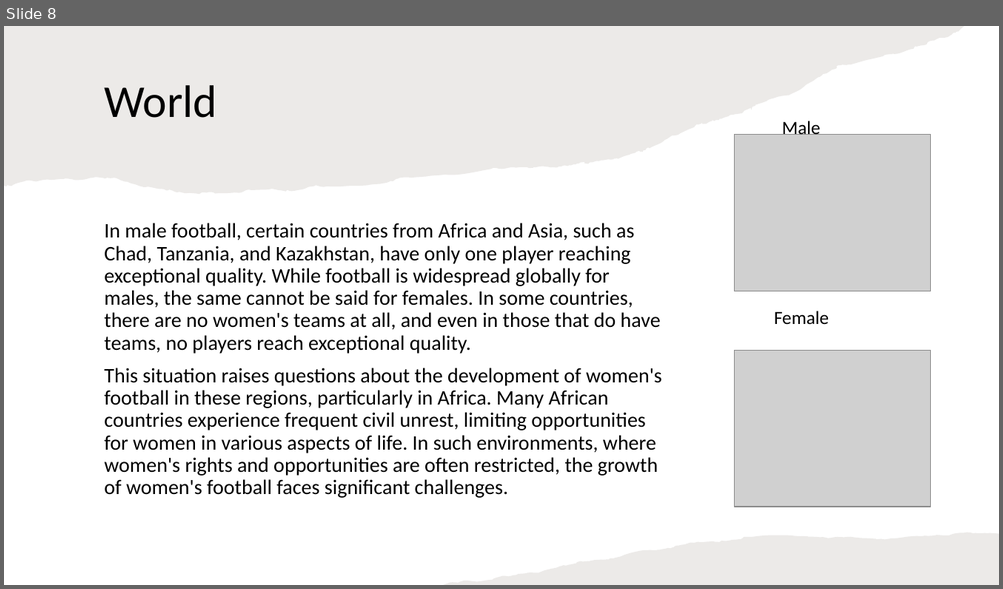
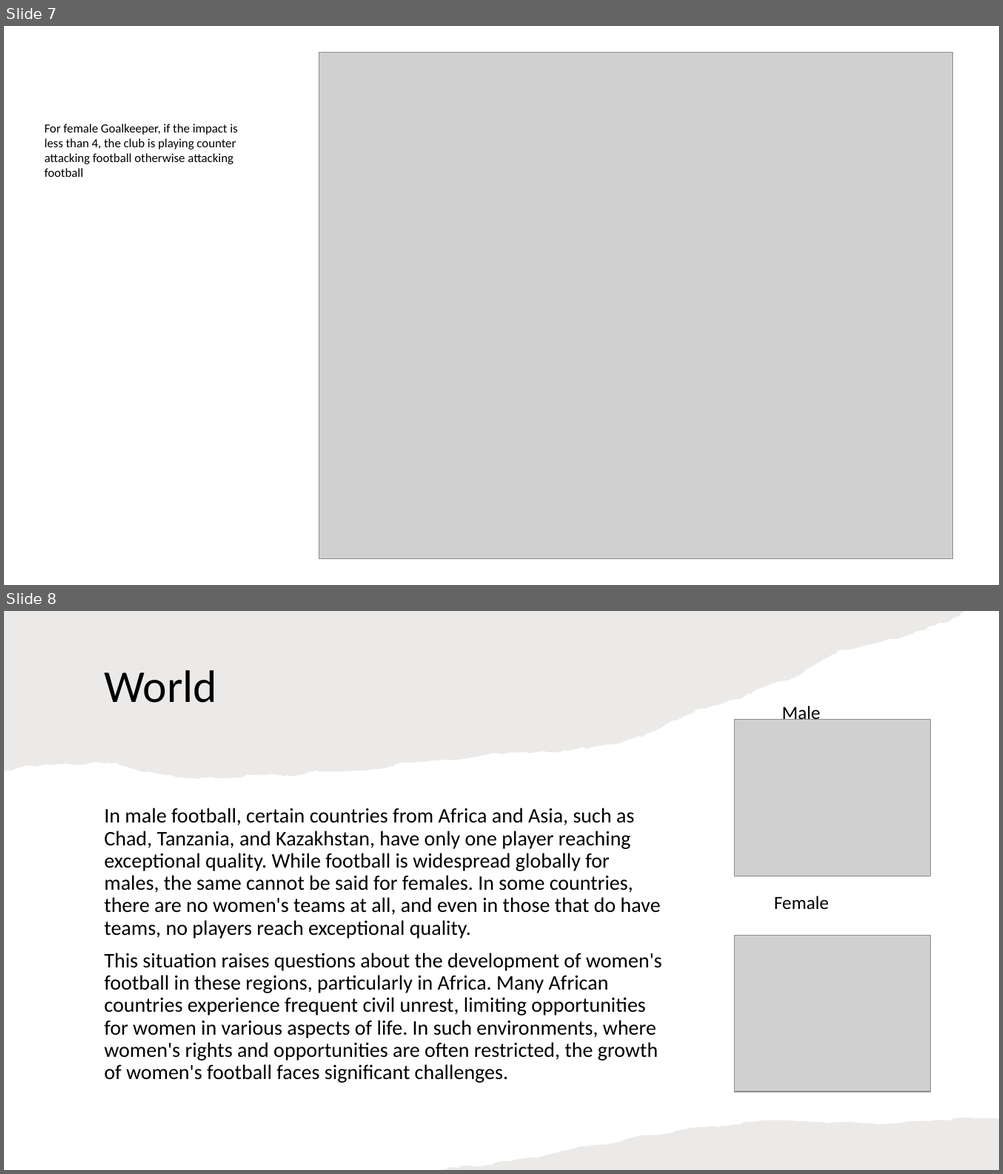
Before and after one commit to Palash0307/Football-Project, a slide deck: Dashboard/FootballStyle.pptx. Shown one above the other, each under a label of ours: slide 8 before the commit, slides 7 and 8 after it. The pictures are 1003x589 and 1003x1174 pixels, drawn with LibreOffice and Linux fonts; fonts in the diff are those of the drawing; grey boxes stand for pictures. Boxes give left, top, right and bottom in pixels: in the first picture for what was removed or moved away, otherwise in the second. Text is boxed around its words. In the diff, an @@ line names an element or a change of style, - is before the commit and + after.

```diff
--- a/Dashboard/FootballStyle.pptx
+++ b/Dashboard/FootballStyle.pptx
@@ slide 7 added at bbox=[4, 26, 999, 585], background #FFFFFF @@
@@ picture added at bbox=[318, 52, 953, 560] @@
@@ text added at bbox=[45, 124, 237, 177], 12 pt, text #000000 @@
+For female Goalkeeper, if the impact is less than 4, the club is playing counter attacking football otherwise attacking football
```
Also in this commit, not shown: 1 slide changed, 1 slide removed, 8 other files.
